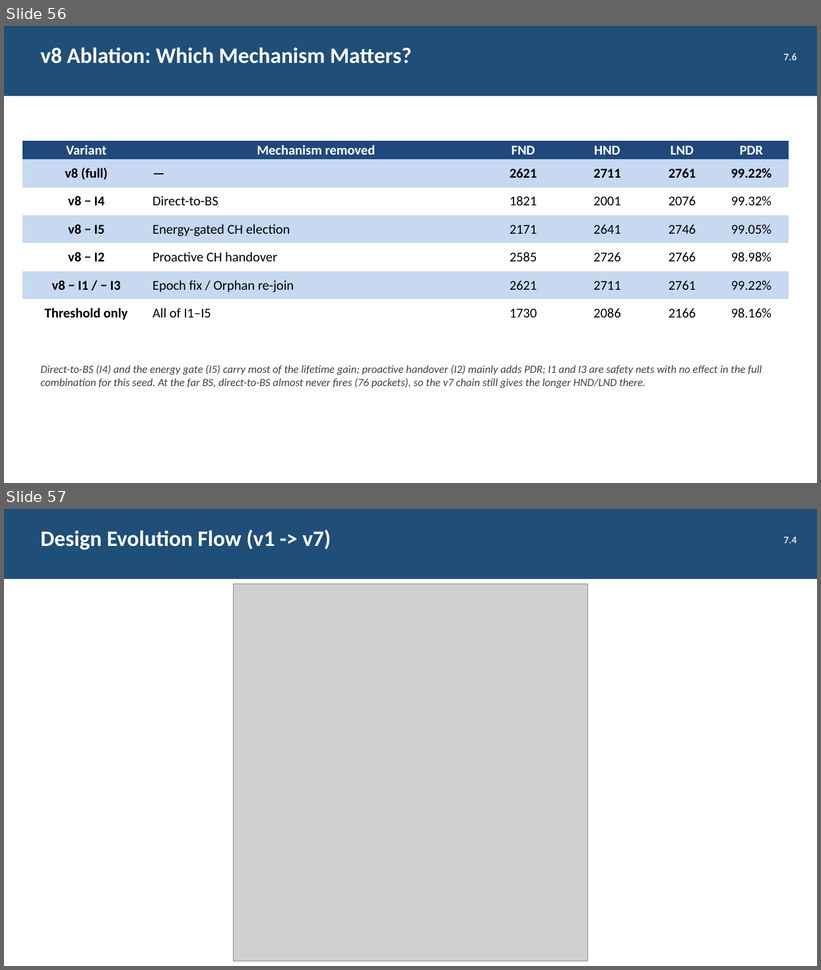
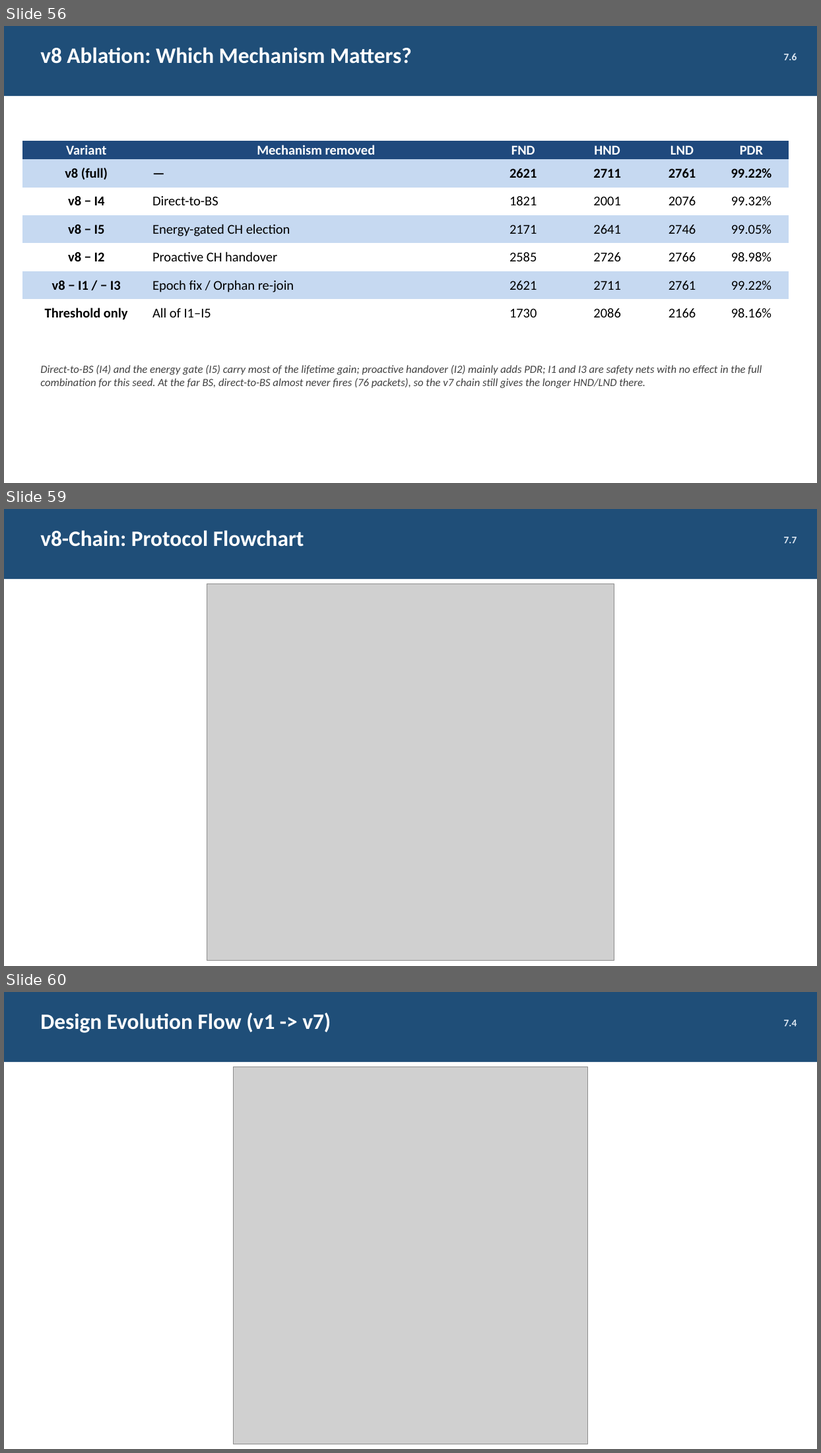
Before and after one commit to RahmaOshba/Routing-Protocols, a slide deck: thesis-v8/Thesis_Presentation_v8.pptx. Shown one above the other, each under a label of ours: slides 56 and 57 before the commit, slides 56, 59 and 60 after it; the slides between them are not shown. The pictures are 821x970 and 821x1453 pixels, drawn with LibreOffice and Linux fonts; fonts in the diff are those of the drawing; grey boxes stand for pictures. Boxes give left, top, right and bottom in pixels: in the first picture for what was removed or moved away, otherwise in the second. Text is boxed around its words. In the diff, an @@ line names an element or a change of style, - is before the commit and + after.

```diff
--- a/thesis-v8/Thesis_Presentation_v8.pptx
+++ b/thesis-v8/Thesis_Presentation_v8.pptx
@@ slide 59 added at (x1=4, y1=509, x2=817, y2=966), background #FFFFFF @@
@@ rectangle added at (x1=4, y1=509, x2=817, y2=579), fill #1F4E78 @@
@@ text added at (x1=40, y1=530, x2=304, y2=547), 26 pt, text #FFFFFF, bold @@
+v8-Chain: Protocol Flowchart
@@ text added at (x1=784, y1=537, x2=797, y2=543), 12 pt, text #DCE6F1, bold @@
+7.7
@@ picture added at (x1=207, y1=584, x2=614, y2=960) @@
@@ what was slide 57 is now slide 60 @@
```
Also in this commit, not shown: 4 slides changed, 2 other slides added, 4 other files.
